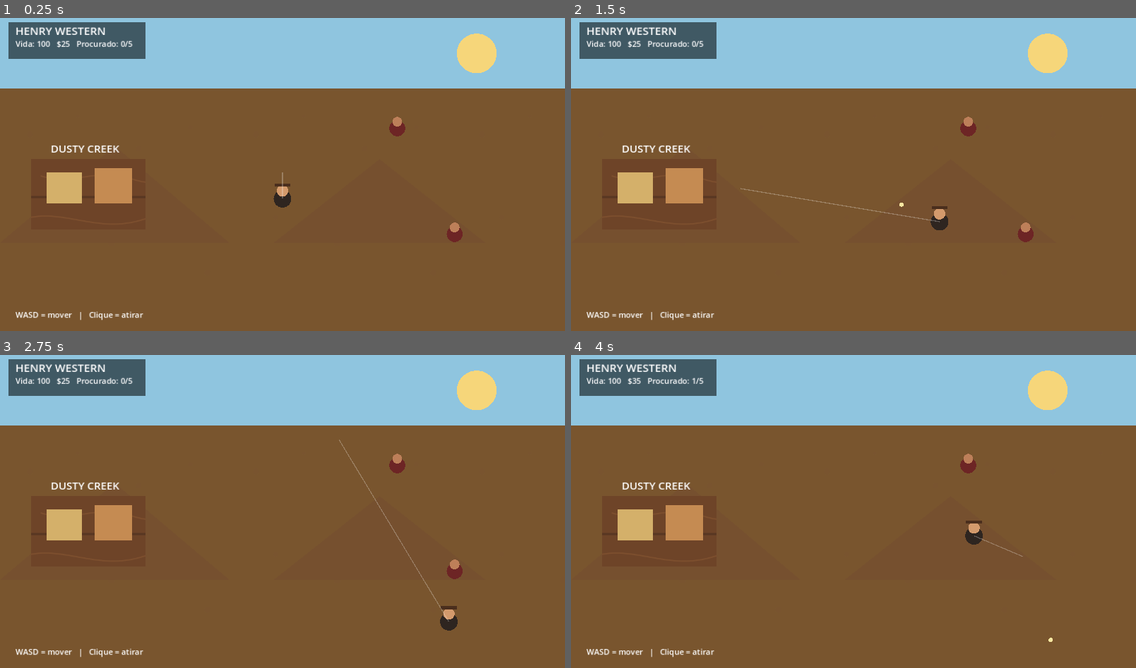
Above: before the commit, frames 1-4 (two rows, left to right).
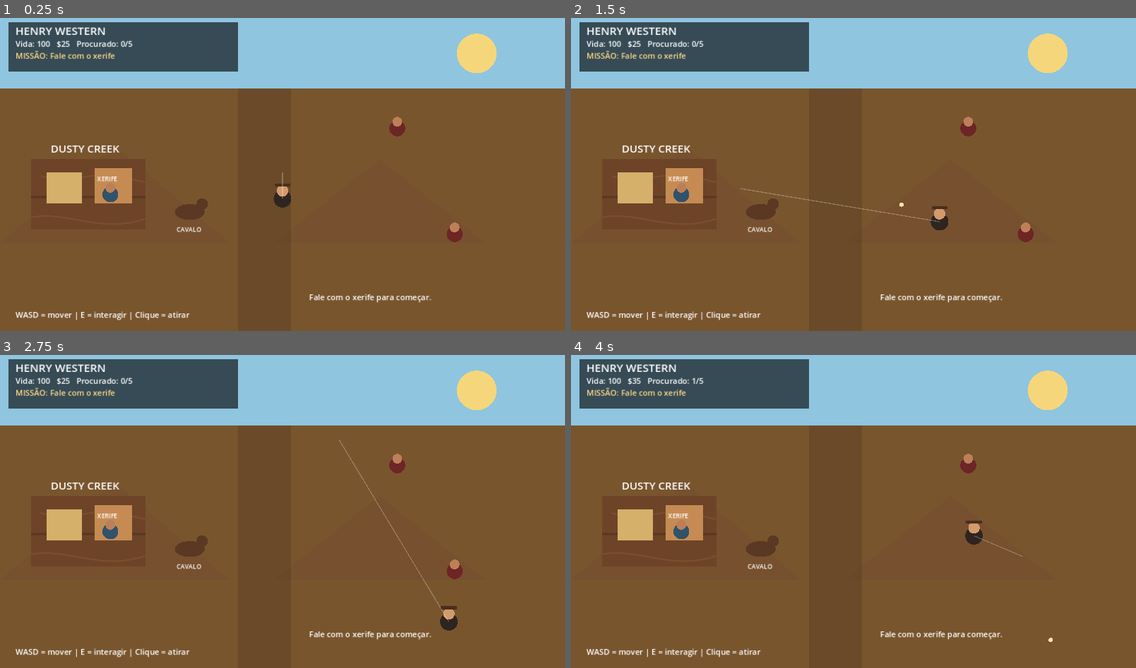
Above: after the commit, the same moments.

Repository: ricksilvahofc-star/henry-ia
Game: Godot game, scene res://scenes/main.tscn
The game is run twice, just before and just after one commit, with the same random seed, the same clock (stepped at 60 frames per second) and the same inputs.
Inputs (mouse positions are in pixels of both pictures, inside the frame that each line leads up to):
- Up to frame 1 (0.25 s): no input
- Up to frame 2 (1.5 s): tap Enter at 0.5 s; move the mouse to (977, 155) at 0.52 s; hold D (move_right) 0.53-1.28 s; tap E (interact) at 0.6 s; move the mouse to (740, 187) at 1.27 s; hold S (move_down) from 1.28 s (still down); click (740, 187) at 1.35 s
- Up to frame 3 (2.75 s): tap E (interact) at 1.55, 2.1 s; move the mouse to (339, 439) at 2.02 s; release S (move_down) at 2.03 s; hold D (move_right) from 2.03 s (still down)
- Up to frame 4 (4 s): move the mouse to (825, 574) at 2.77 s; release D (move_right) at 2.78 s; hold W (move_up) 2.78-3.53 s; tap E (interact) at 2.85, 3.8 s; move the mouse to (1023, 558) at 3.52 s; hold A (move_left) from 3.53 s (still down); click (1023, 558) at 3.6 s

The runs differ from the first frame. In frame 1, 4.7% of the frame differs, in the area x 1-77%, y 1-97%; in frame 2, 4.7%; in frame 3, 4.7%; in frame 4, 4.7%.

Commit message:
Henry Western: connect mission, NPC, horse and objective to main gameplay

Diff:
--- a/scripts/main.gd
+++ b/scripts/main.gd
@@ -11,19 +11,28 @@
 var money := 25
 var wanted := 0
 var health := 100
+var gameplay := preload("res://scripts/gameplay_system.gd").new()
 
 var ground_texture: Texture2D = preload("res://assets/generated/desert_ground.svg")
 var wood_texture: Texture2D = preload("res://assets/generated/wood_planks.svg")
 
 func _ready() -> void:
+    add_child(gameplay)
     queue_redraw()
 
 func _process(delta: float) -> void:
     var direction := Input.get_vector("move_left", "move_right", "move_up", "move_down")
-    velocity = direction * speed
+    velocity = direction * gameplay.get_speed(speed)
     player_pos += velocity * delta
     player_pos.x = clamp(player_pos.x, 50.0, 1230.0)
     player_pos.y = clamp(player_pos.y, 120.0, 670.0)
+
+    if Input.is_action_just_pressed("interact"):
+        gameplay.interact(player_pos)
+        if gameplay.mission_state == "completed":
+            money += gameplay.mission_reward
+            gameplay.mission_state = "rewarded"
+            gameplay.interaction_message = "Recompensa recebida! Procure outra missão."
 
     if Input.is_action_just_pressed("fire"):
         var target := get_global_mouse_position()
@@ -46,22 +55,36 @@
     queue_redraw()
 
 func _draw() -> void:
-    # Céu e deserto
     draw_rect(Rect2(0, 0, 1280, 720), Color("#8fc5df"))
     draw_rect(Rect2(0, 170, 1280, 550), Color("#a8753f"))
     draw_texture_rect(ground_texture, Rect2(0, 170, 1280, 550), true)
     draw_circle(Vector2(1080, 90), 45, Color("#f6d67a"))
 
-    # Montanhas distantes
+    # Montanhas e estrada
     draw_polygon(PackedVector2Array([Vector2(0,520),Vector2(260,300),Vector2(520,520)]), PackedColorArray([Color("#76502f")]))
     draw_polygon(PackedVector2Array([Vector2(620,520),Vector2(860,330),Vector2(1100,520)]), PackedColorArray([Color("#76502f")]))
+    draw_rect(Rect2(540, 170, 120, 550), Color(0.35, 0.24, 0.14, 0.45))
 
-    # Dusty Creek
+    # Dusty Creek / xerife
     draw_texture_rect(wood_texture, Rect2(70, 330, 260, 160), true)
     draw_rect(Rect2(70, 330, 260, 160), Color(0.45, 0.27, 0.15, 0.35))
     draw_rect(Rect2(105, 360, 80, 70), Color("#d4b06a"))
     draw_rect(Rect2(215, 350, 85, 80), Color("#c58b52"))
     draw_string(ThemeDB.fallback_font, Vector2(115, 315), "DUSTY CREEK", HORIZONTAL_ALIGNMENT_LEFT, -1, 24, Color.WHITE)
+    draw_circle(gameplay.npc_pos, 18, Color("#31536a"))
+    draw_circle(gameplay.npc_pos + Vector2(0,-15), 11, Color("#bd7f59"))
+    draw_string(ThemeDB.fallback_font, gameplay.npc_pos + Vector2(-30,-30), "XERIFE", HORIZONTAL_ALIGNMENT_LEFT, -1, 14, Color.WHITE)
+
+    # Cavalo
+    draw_ellipse(gameplay.horse_pos, Vector2(34, 18), Color("#5b3823"))
+    draw_circle(gameplay.horse_pos + Vector2(28,-18), 13, Color("#5b3823"))
+    draw_string(ThemeDB.fallback_font, gameplay.horse_pos + Vector2(-30,45), "CAVALO", HORIZONTAL_ALIGNMENT_LEFT, -1, 14, Color.WHITE)
+
+    # Alvo da missão
+    if gameplay.mission_state == "accepted":
+        draw_circle(gameplay.target_pos, 20, Color("#7d2424"))
+        draw_circle(gameplay.target_pos + Vector2(0,-16), 11, Color("#bd7f59"))
+        draw_string(ThemeDB.fallback_font, gameplay.target_pos + Vector2(-30,-30), "ALVO", HORIZONTAL_ALIGNMENT_LEFT, -1, 14, Color("#ffd98a"))
 
     # Player
     draw_circle(player_pos, 20, Color("#2e2520"))
@@ -69,18 +92,25 @@
     draw_rect(Rect2(player_pos.x-18, player_pos.y-35, 36, 7), Color("#4a2e1d"))
     draw_line(player_pos, get_global_mouse_position(), Color(1,1,1,0.25), 2)
 
-    # Inimigos
     for enemy in enemies:
         if enemy.alive:
             draw_circle(enemy.pos, 18, Color("#6d2525"))
             draw_circle(enemy.pos + Vector2(0,-15), 11, Color("#bd7f59"))
 
-    # Balas
     for bullet in bullets:
         draw_circle(bullet.pos, 5, Color("#f8e7a1"))
 
     # HUD
-    draw_rect(Rect2(20, 20, 310, 82), Color(0,0,0,0.55))
+    draw_rect(Rect2(20, 20, 520, 112), Color(0,0,0,0.62))
     draw_string(ThemeDB.fallback_font, Vector2(35, 48), "HENRY WESTERN", HORIZONTAL_ALIGNMENT_LEFT, -1, 25, Color.WHITE)
     draw_string(ThemeDB.fallback_font, Vector2(35, 75), "Vida: %d   $%d   Procurado: %d/5" % [health, money, wanted], HORIZONTAL_ALIGNMENT_LEFT, -1, 18, Color.WHITE)
-    draw_string(ThemeDB.fallback_font, Vector2(35, 690), "WASD = mover   |   Clique = atirar", HORIZONTAL_ALIGNMENT_LEFT, -1, 18, Color.WHITE)
+    draw_string(ThemeDB.fallback_font, Vector2(35, 102), gameplay.get_mission_label(), HORIZONTAL_ALIGNMENT_LEFT, -1, 18, Color("#ffd98a"))
+    draw_string(ThemeDB.fallback_font, Vector2(35, 690), "WASD = mover | E = interagir | Clique = atirar", HORIZONTAL_ALIGNMENT_LEFT, -1, 18, Color.WHITE)
+    draw_string(ThemeDB.fallback_font, Vector2(700, 650), gameplay.interaction_message, HORIZONTAL_ALIGNMENT_LEFT, 540, 18, Color.WHITE)
+
+func draw_ellipse(center: Vector2, radii: Vector2, color: Color) -> void:
+    var points := PackedVector2Array()
+    for i in range(24):
+        var a := TAU * float(i) / 24.0
+        points.append(center + Vector2(cos(a) * radii.x, sin(a) * radii.y))
+    draw_colored_polygon(points, color)
